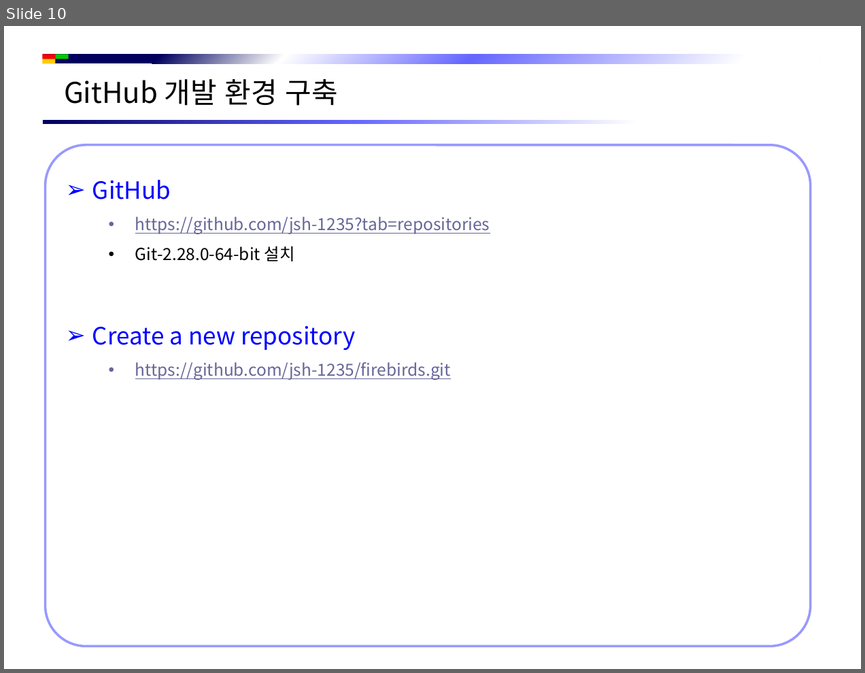
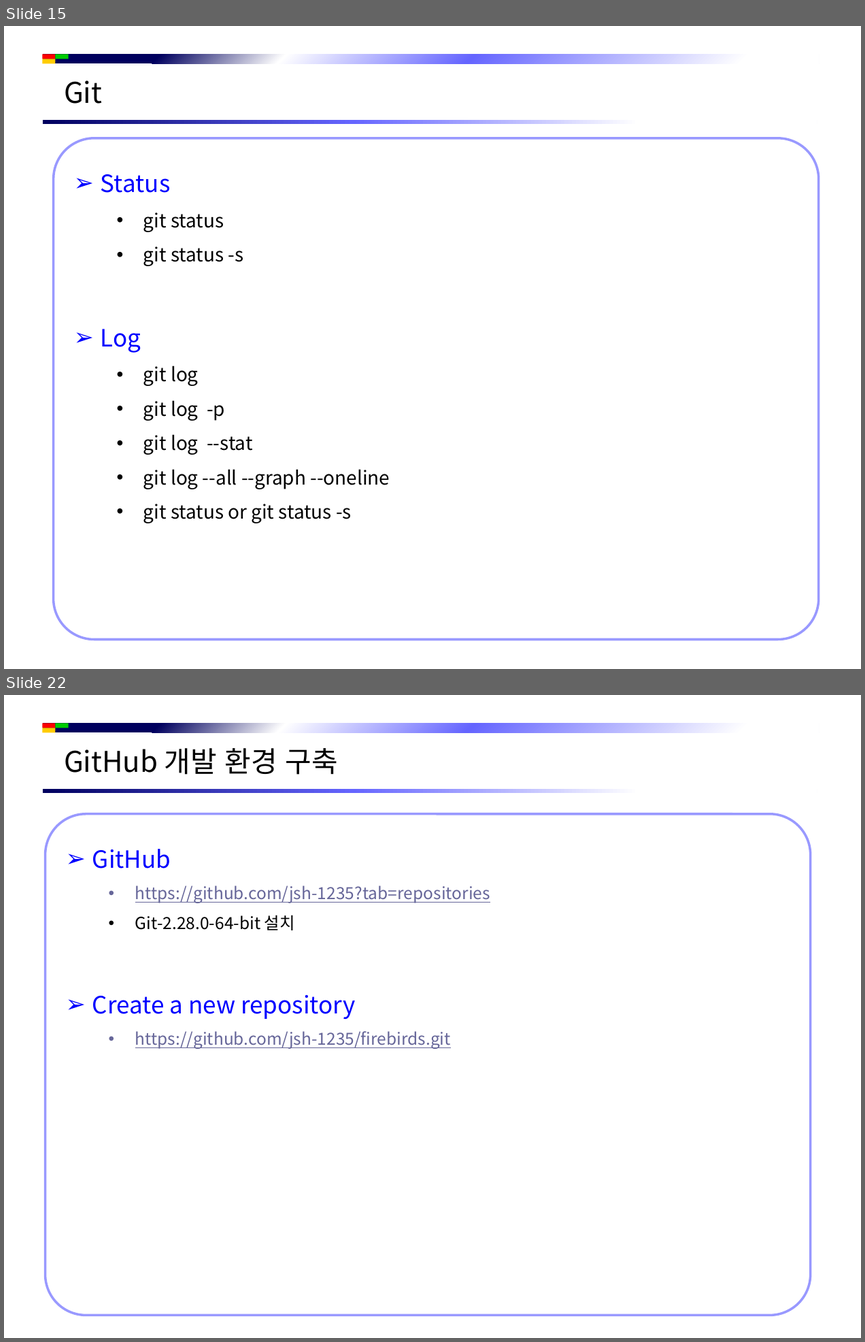
Before and after one commit to jsh-1235/Document, a slide deck: Git/Git 시작하기.pptx. Shown one above the other, each under a label of ours: slide 10 before the commit, slides 15 and 22 after it; the slides between them are not shown. The pictures are 865x673 and 865x1342 pixels, drawn with LibreOffice and Linux fonts; fonts in the diff are those of the drawing; background and template pictures are left out. Boxes give left, top, right and bottom in pixels: in the first picture for what was removed or moved away, otherwise in the second. Text is boxed around its words. In the diff, an @@ line names an element or a change of style, - is before the commit and + after.

```diff
--- a/Git/Git 시작하기.pptx
+++ b/Git/Git 시작하기.pptx
@@ slide 15 added at bbox=[4, 26, 861, 669], background #FFFFFF; not listed: 5 template elements that a slide beside it also shows @@
@@ text added at bbox=[64, 80, 102, 104], 24 pt, text #000000 @@
+Git
@@ rounded rectangle added at bbox=[54, 138, 819, 639], fill #FFFFFF, outline #9999FF 2 pt, 16 pt, text #000000 @@
+➢ Status
+  • git status
+  • git status -s
+➢ Log
+  • git log
+  • git log -p
+  • git log --stat
+  • git log --all --graph --oneline
+  • git status or git status -s
@@ what was slide 10 is now slide 22 @@
```
Also in this commit, not shown: 8 slides changed, 11 other slides added, 1 slide removed.
